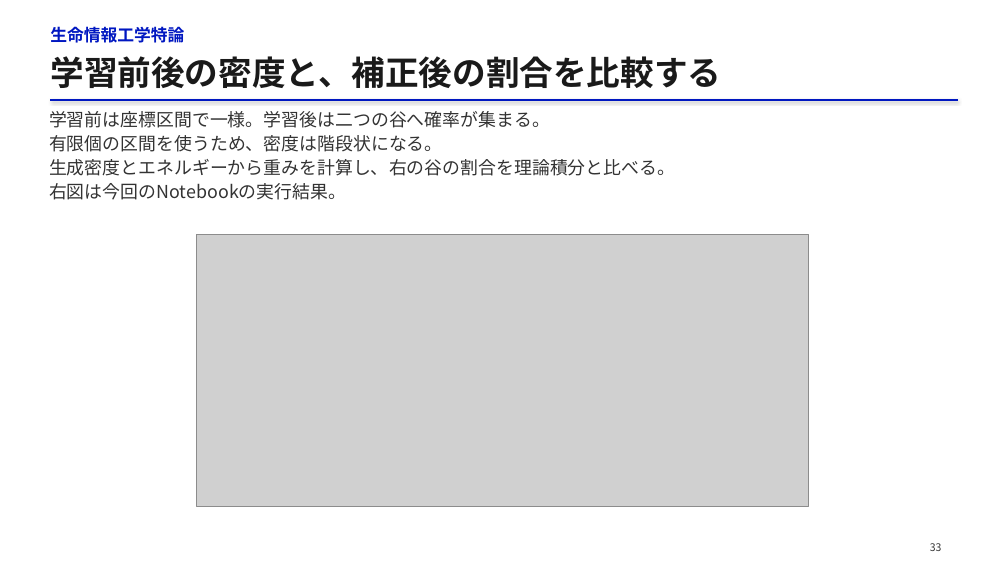
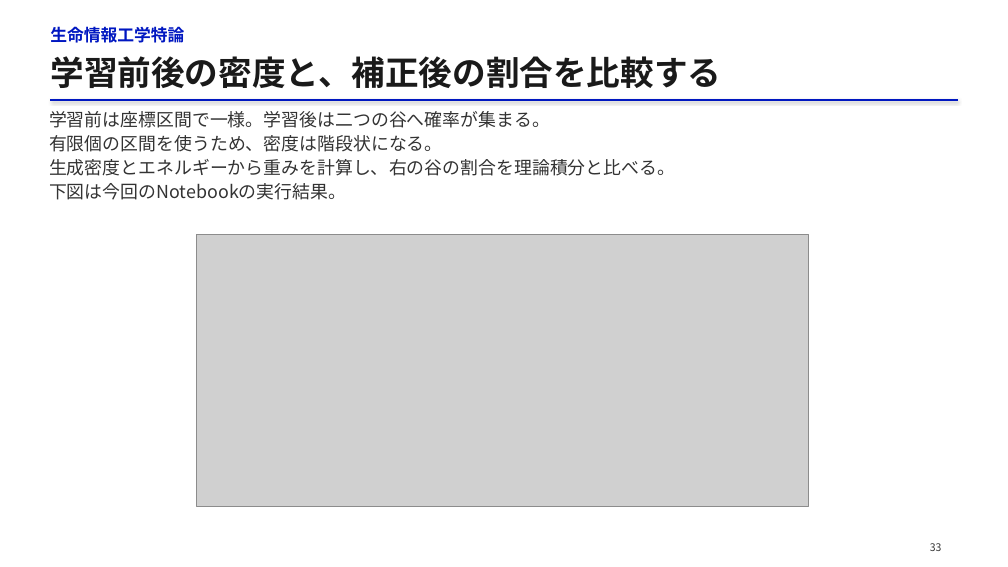
Before and after one commit to matsunagalab/lecture_bioinfo, a slide deck: slide 33 of 13_構造集団を生成するAI/13_構造集団を生成するAI.pptx. Drawn at 1008x567 pixels with LibreOffice and Linux fonts; fonts in the diff are those of the drawing; grey boxes stand for pictures. Boxes give left, top, right and bottom in pixels: in the first picture for what was removed or moved away, otherwise in the second. Text is boxed around its words. In the diff, an @@ line names an element or a change of style, - is before the commit and + after.

Commit message:
第13回の研究図と生成分布の説明を改善

```diff
--- a/13_構造集団を生成するAI/13_構造集団を生成するAI.pptx
+++ b/13_構造集団を生成するAI/13_構造集団を生成するAI.pptx
@@ text at [49,183,346,200]: text changed @@
-右図は今回のNotebookの実行結果。
+下図は今回のNotebookの実行結果。
```
Also in this commit, not shown: 12 other slides changed, 10 slides added, 10 slides removed, 2 other files.
